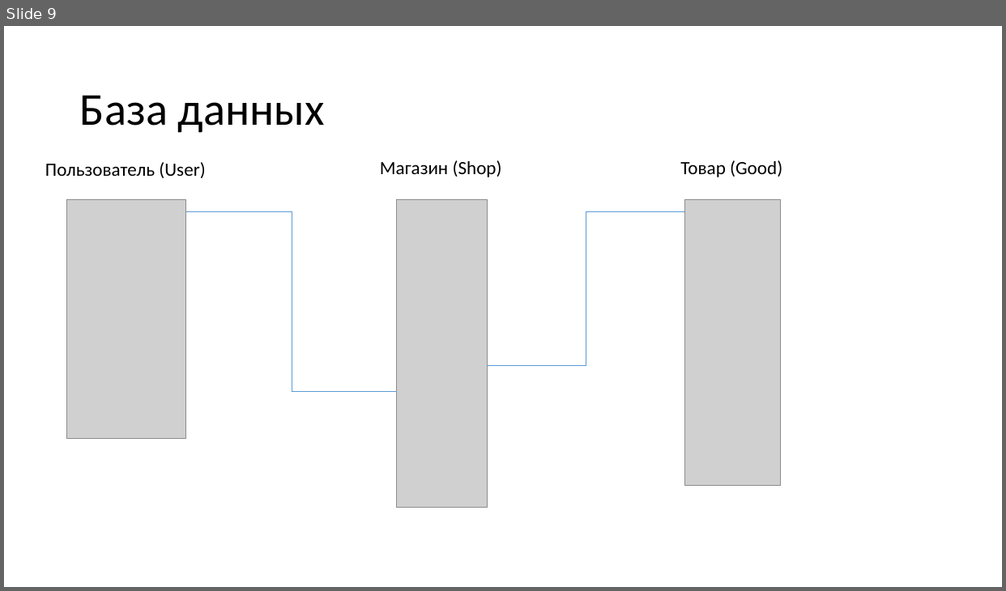
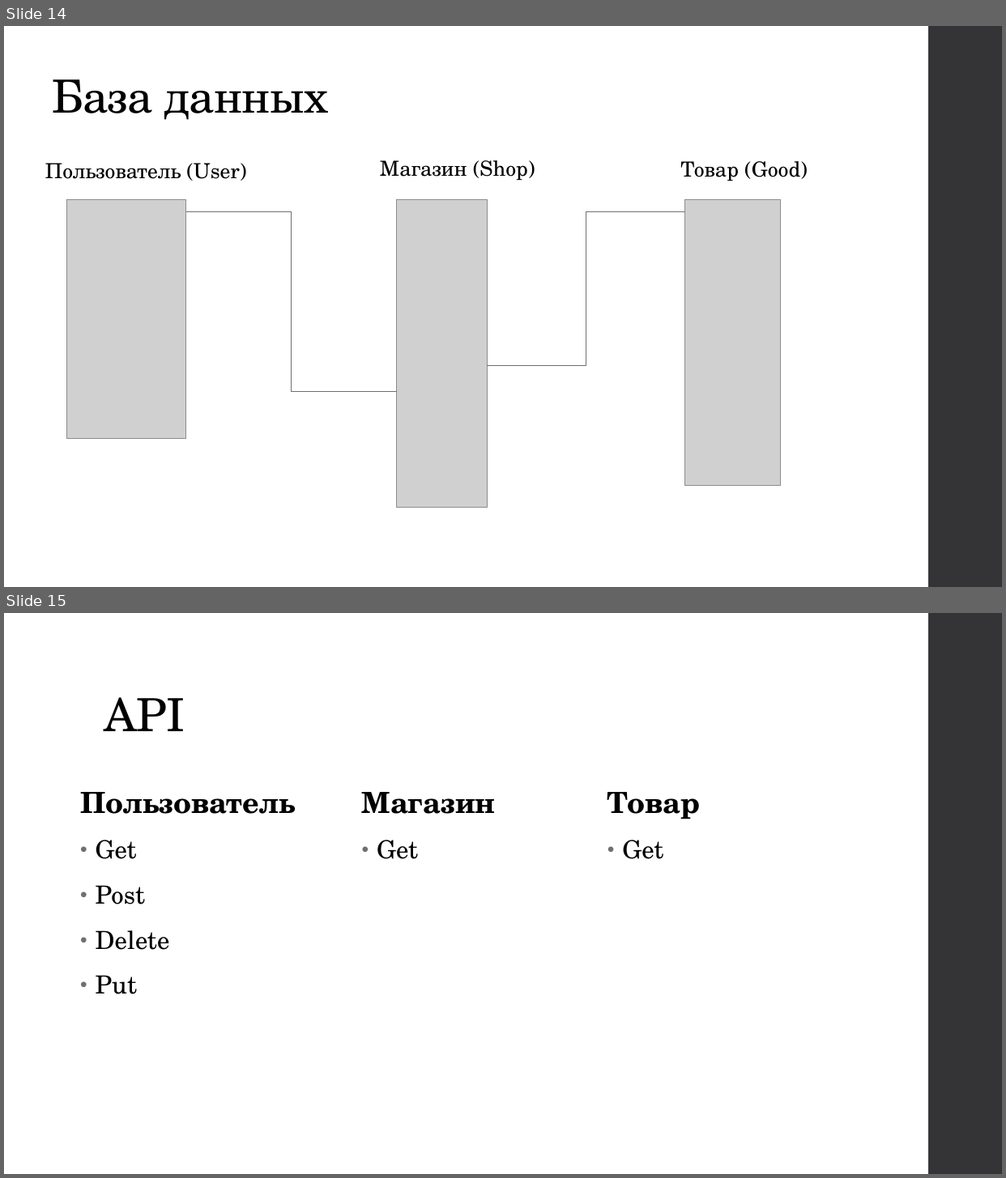
Before and after one commit to akerusan-s/flask-project, a slide deck: Презентация.pptx. Shown one above the other, each under a label of ours: slide 9 before the commit, slides 14 and 15 after it. The pictures are 1006x591 and 1006x1178 pixels, drawn with LibreOffice and Linux fonts; fonts in the diff are those of the drawing; grey boxes stand for pictures. Boxes give left, top, right and bottom in pixels: in the first picture for what was removed or moved away, otherwise in the second. Text is boxed around its words. In the diff, an @@ line names an element or a change of style, - is before the commit and + after.

```diff
--- a/Презентация.pptx
+++ b/Презентация.pptx
@@ slide 15 added at (x1=4, y1=613, x2=1002, y2=1174), background #FFFFFF; not listed: 1 template element that a slide beside it also shows @@
@@ title added at (x1=104, y1=697, x2=185, y2=731), 44 pt, text #000000 @@
+API
@@ text added at (x1=80, y1=792, x2=295, y2=995), 24 pt, text #000000 @@
+Пользователь
+• Get
+• Post
+• Delete
+• Put
@@ text added at (x1=362, y1=792, x2=496, y2=859), 28 pt, text #000000, bold @@
+Магазин
+• Get
@@ text added at (x1=607, y1=792, x2=700, y2=859), 28 pt, text #000000, bold @@
+Товар
+• Get
@@ what was slide 9 is now slide 14 @@
@@ slide 14 changed as well @@
@@ title "База данных" moved from (x1=80, y1=95, x2=325, y2=133) to (x1=53, y1=79, x2=328, y2=120) @@
@@ title "База данных" at (x1=53, y1=79, x2=328, y2=120): font Calibri to TeX Gyre Schola, letter spacing 0 to -0.5 pt; vertical alignment middle to bottom @@
@@ rectangle added at (x1=928, y1=26, x2=1002, y2=587), fill #353537 @@
@@ size 18 to 20 pt, font Calibri to TeX Gyre Schola in 3 elements at (x1=680, y1=161, x2=808, y2=182), (x1=380, y1=160, x2=535, y2=181), (x1=45, y1=163, x2=247, y2=181) @@
@@ elbow line (186, 211) - (397, 391): stroke #5B9BD5 0.5 pt to #6F6F74 0.75 pt @@
@@ elbow line (487, 366) - (684, 211): stroke #5B9BD5 0.5 pt to #6F6F74 0.75 pt @@
```
Also in this commit, not shown: 7 other slides changed, 6 other slides added, 1 slide removed, 1 other file.
